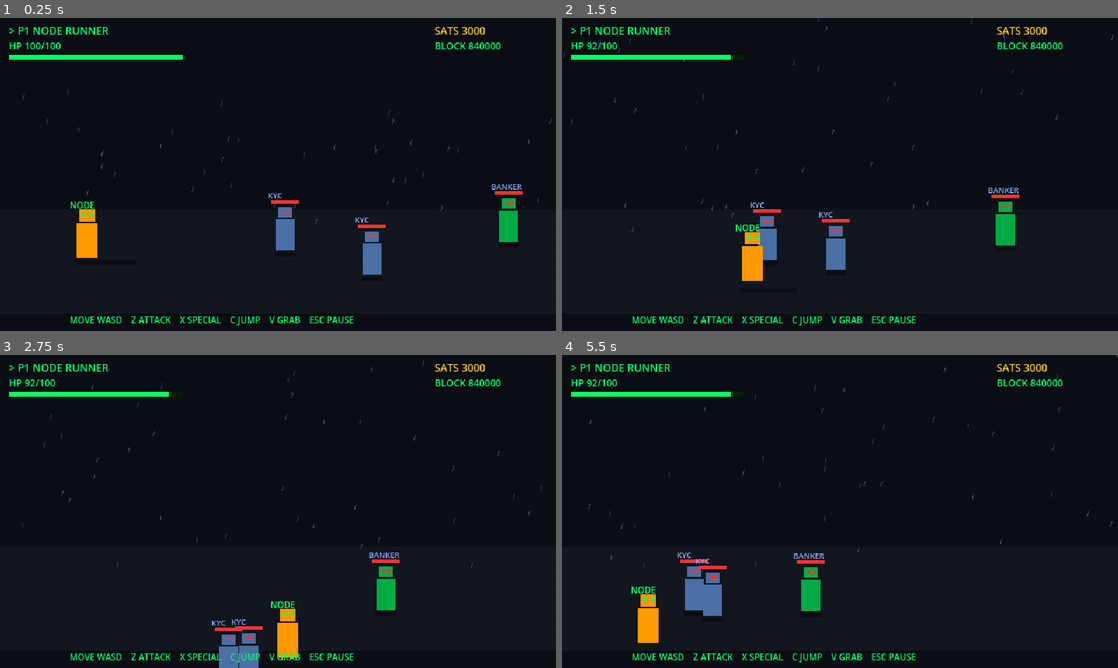
Above: before the commit, frames 1-4 (two rows, left to right).
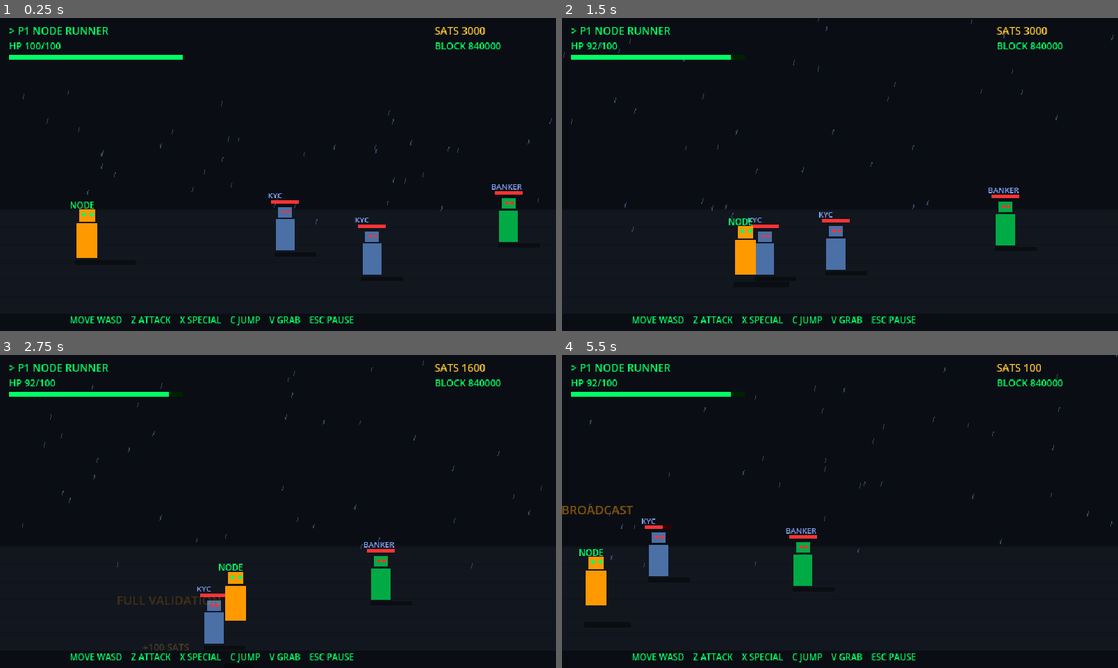
Above: after the commit, the same moments.

Repository: satsdisco/the-last-node-godot
Game: Godot game, scene res://scenes/levels/test_arena.tscn
Same seed, same stepped clock (60 frames per second), same inputs: the game is played once before the commit and once after it.
Inputs:
- Up to frame 1 (0.25 s): no input
- Up to frame 2 (1.5 s): hold D (move_right) 0.53-1.28 s; tap Z (attack) at 0.6 s; tap C (jump) at 0.77, 1.07 s; tap V (grab) at 0.8, 1.35 s; hold S (move_down) from 1.28 s (still down)
- Up to frame 3 (2.75 s): tap C (jump) at 1.52, 1.82, 2.3 s; tap X (special) at 1.55, 2.1 s; release S (move_down) at 2.03 s; hold D (move_right) from 2.03 s (still down)
- Up to frame 4 (5.5 s): release D (move_right) at 2.78 s; hold W (move_up) 2.78-3.53 s; tap C (jump) at 2.85, 3.02, 3.32, 3.77, 4.07, 4.52, 4.82, 5.3 s; tap Z (attack) at 3.05, 3.6 s; hold A (move_left) 3.53-5.03 s; tap V (grab) at 3.8, 4.35 s; tap X (special) at 4.55, 5.1 s; hold S (move_down) from 5.03 s (still down)

The runs differ from the first frame. In frame 2, 1.0% of the frame differs, in the area x 30-40%, y 58-84%; in frame 3, 3.3%; in frame 4, 3.8%, in the area x 0-88%, y 2-92%.

Commit message:
Full combat system from the design doc
Every combat feature from bbeu-mechanics.md is now implemented:

DIRECTIONAL COMBOS:
- Forward+Attack: lunge (1.3x dmg, push forward, gold slash)
- Down+Attack: sweep (wider range, cyan slash)
- Up+Attack: launcher (pops enemy airborne, purple slash)
- Air+Attack: dive (1.5x dmg, red slash)
- Normal: standard combo chain (orange slash)

GRAB SYSTEM (V key):
- Walk near enemy, press V to grab
- While grabbing: Z = strike (1.5x dmg + cleave to nearby enemies)
- While grabbing: V = throw in facing direction (bowling pin effect)
- Thrown enemies damage anything they hit on the path
- Grab expires after 3 seconds

SPECIALS (X key, cost sats):
- X alone: Special 1 — Full Validation (parry + stun, 500 sats)
- Down+X: Special 2 — Broadcast (radial pulse, 1000 sats)
- Up+X: Super — Consensus (sequential hits on all enemies, 5000 sats)
- "INSUFFICIENT SATS" flash if you can't afford it

FINISHING MOVES:
- When enemy HP < 10%, attack triggers instant-kill finisher
- Taunt text floats up ("VALIDATED." for Node Runner)
- Extra-long hitstop (120ms) + heavy screen shake
- Satisfying kill confirm

CLEAVE:
- All attacks hit every enemy in range (not just the nearest)
- Group fights feel powerful

ENEMY UPGRADES:
- get_hp_pct() for finisher detection
- set_grabbed() / be_thrown() for grab system
- pop_up() for launcher attacks
- Thrown collision detection (bowling pin damage)
- Pop Z visual offset during launcher

Co-Authored-By: Claude Opus 4.6 (1M context) <noreply@anthropic.com>

Diff:
--- a/scripts/enemy.gd
+++ b/scripts/enemy.gd
@@ -1,7 +1,7 @@
 extends CharacterBody2D
 class_name Enemy
 
-## Base enemy. Chases nearest player, attacks in range.
+## Base enemy — chase, attack, get grabbed, get thrown, die spectacularly.
 
 @export var speed: float = 90.0
 @export var max_hp: int = 30
@@ -15,8 +15,11 @@
 var stunned_until: float = 0.0
 var last_attack_time: float = 0.0
 var facing: int = -1
-
-var hp_bar_node: ColorRect = null
+var is_grabbed: bool = false
+var popped_until: float = 0.0
+var pop_z: float = 0.0
+var thrown_until: float = 0.0
+var thrown_dmg: int = 0
 
 signal died_at(pos: Vector2, sats: int)
 
@@ -24,12 +27,34 @@
 	hp = int(max_hp * GameState.enemy_hp_mult())
 	max_hp = hp
 	add_to_group("enemies")
-	# Find HP bar child
-	hp_bar_node = get_node_or_null("HPBar")
 
 func _physics_process(delta: float):
 	var now = Time.get_ticks_msec() / 1000.0
 
+	# Thrown — travel and damage anything in path
+	if now < thrown_until:
+		move_and_slide()
+		_check_thrown_collisions()
+		_update_visuals()
+		return
+
+	# Grabbed — fully controlled by player
+	if is_grabbed:
+		_update_visuals()
+		return
+
+	# Popped up (launcher)
+	if now < popped_until:
+		var phase = (popped_until - now) / 0.5
+		pop_z = sin(phase * PI) * 28
+		velocity = Vector2.ZERO
+		move_and_slide()
+		_update_visuals()
+		return
+	else:
+		pop_z = 0
+
+	# Stunned — decay velocity
 	if now < stunned_until:
 		velocity = velocity * 0.85
 		move_and_slide()
@@ -89,17 +114,41 @@
 	if hp <= 0:
 		_die()
 
+func get_hp_pct() -> float:
+	return float(hp) / float(max_hp) if max_hp > 0 else 0.0
+
 func stun(duration_ms: float):
 	stunned_until = max(stunned_until, Time.get_ticks_msec() / 1000.0 + duration_ms / 1000.0)
+
+func pop_up(duration: float):
+	popped_until = Time.get_ticks_msec() / 1000.0 + duration
+
+func set_grabbed(grabbed: bool):
+	is_grabbed = grabbed
+	if grabbed:
+		velocity = Vector2.ZERO
+
+func be_thrown(vx: float):
+	is_grabbed = false
+	velocity = Vector2(vx, 0)
+	thrown_until = Time.get_ticks_msec() / 1000.0 + 0.6
+	thrown_dmg = 15
+	take_hit(int(thrown_dmg * 0.5), 1 if vx > 0 else -1)
+
+func _check_thrown_collisions():
+	for other in get_tree().get_nodes_in_group("enemies"):
+		if other == self or not is_instance_valid(other):
+			continue
+		if global_position.distance_to(other.global_position) < 24:
+			other.take_hit(thrown_dmg, 1 if velocity.x > 0 else -1)
+			CombatJuice.hit_sparks(get_parent(), other.global_position + Vector2(0, -20))
+			thrown_until = 0
 
 func _die():
 	var pos = global_position
 	var sats = int(drop_sats * GameState.sat_drop_mult())
 
-	# Death burst particles
 	CombatJuice.death_burst(get_parent(), pos + Vector2(0, -20))
-
-	# Sat drop popup
 	CombatJuice.sat_popup(get_parent(), pos, sats)
 	GameState.sats += sats
 
@@ -108,15 +157,27 @@
 
 func _update_visuals():
 	# HP bar
-	if hp_bar_node:
+	var hp_bar = get_node_or_null("HPBar")
+	if hp_bar:
 		var pct = float(hp) / float(max_hp)
-		hp_bar_node.size.x = 32.0 * pct
+		hp_bar.size.x = 32.0 * pct
 
 	# Critical flash
-	if float(hp) / float(max_hp) < 0.1:
+	if get_hp_pct() < 0.1 and get_hp_pct() > 0:
 		var flash = fmod(Time.get_ticks_msec(), 160) < 80
 		for child in get_children():
 			if child is ColorRect and child.name != "Shadow" and child.name != "HPBar" and child.name != "HPBarBG":
 				child.modulate = Color.WHITE if flash else Color(1, 1, 1)
 
+	# Pop Z offset on visual children
+	for child in get_children():
+		if child is CollisionShape2D:
+			continue
+		if child.name == "Shadow":
+			child.scale.x = max(0.5, 1.0 - pop_z / 40.0) * 2.0
+			continue
+		if not child.has_meta("base_y"):
+			child.set_meta("base_y", child.position.y)
+		child.position.y = child.get_meta("base_y") - pop_z
+
 	z_index = int(global_position.y)
--- a/scripts/player.gd
+++ b/scripts/player.gd
@@ -1,11 +1,10 @@
 extends CharacterBody2D
 class_name Player
 
-## Base player class for THE LAST NODE.
-## Movement is 2.5D: X is horizontal, Y is depth (not gravity).
-## Jump is a visual Z offset on child nodes.
-
-# Stats
+## Complete player class — full combat system from the design doc.
+## Movement, combos, directional attacks, grabs, specials, finishers.
+
+# Stats — overridden by character subclasses
 @export var speed: float = 160.0
 @export var max_hp: int = 100
 @export var base_damage: int = 10
@@ -13,6 +12,10 @@
 @export var attack_cooldown: float = 0.18
 @export var combo_length: int = 4
 @export var character_name: String = "NODE RUNNER"
+@export var finisher_taunt: String = "VALIDATED."
+@export var special_1_cost: int = 500
+@export var special_2_cost: int = 1000
+@export var super_cost: int = 5000
 
 # State
 var hp: int
@@ -23,11 +26,19 @@
 var jump_vz: float = 0.0
 var invuln_until: float = 0.0
 
+# Grab state
+var grabbed_enemy: Enemy = null
+var grab_until: float = 0.0
+const GRAB_RANGE: float = 28.0
+const GRAB_HOLD_TIME: float = 3.0
+const THROW_SPEED: float = 480.0
+
 # Combat
 var combo_count: int = 0
 var last_attack_time: float = 0.0
 var last_combo_time: float = 0.0
 const COMBO_WINDOW: float = 0.4
+const FINISHING_THRESHOLD: float = 0.1
 
 signal died
 signal hit_taken(damage: int)
@@ -35,10 +46,15 @@
 func _ready():
 	hp = max_hp
 	add_to_group("players")
-	# Player keeps processing during hitstop so input feels responsive
 	process_mode = Node.PROCESS_MODE_ALWAYS
 
 func _physics_process(delta: float):
+	var now = Time.get_ticks_msec() / 1000.0
+
+	# Release stale grab
+	if grabbed_enemy and (now > grab_until or not is_instance_valid(grabbed_enemy)):
+		release_grab()
+
 	# Movement
 	var input_dir = Vector2.ZERO
 	if Input.is_action_pressed("move_left"):
@@ -54,10 +70,12 @@
 
 	if input_dir.length() > 0:
 		input_dir = input_dir.normalized()
-	velocity = input_dir * speed
-
-	# Jump (visual only)
-	if Input.is_action_just_pressed("jump") and not is_jumping:
+
+	var move_speed = speed * (0.6 if grabbed_enemy else 1.0)
+	velocity = input_dir * move_speed
+
+	# Jump
+	if Input.is_action_just_pressed("jump") and not is_jumping and not grabbed_enemy:
 		is_jumping = true
 		jump_vz = 260.0
 
@@ -69,35 +87,40 @@
 			jump_vz = 0
 			is_jumping = false
 
-	# Attack
+	# Grab button
+	if Input.is_action_just_pressed("grab"):
+		if grabbed_enemy:
+			# Throw in facing direction
+			throw_enemy()
+		else:
+			try_grab()
+
+	# Attack button
 	if Input.is_action_just_pressed("attack"):
-		try_attack()
-
-	# Apply jump Z to visual children (not the physics body)
-	for child in get_children():
-		if child is CollisionShape2D:
-			continue
-		if child.name == "Shadow":
-			# Shadow stays on ground, squashes during jump
-			child.scale.x = max(0.5, 1.0 - jump_z / 80.0) * 2.5
-			continue
-		if child is Camera2D:
-			continue
-		# Everything else floats up with jump
-		child.position.y = child.get_meta("base_y", child.position.y) - jump_z
-		if not child.has_meta("base_y"):
-			child.set_meta("base_y", child.position.y)
-
-	# Facing — flip visual children
-	for child in get_children():
-		if child is ColorRect and child.name != "Shadow":
-			# Flip by mirroring position around center
-			pass  # We'll handle this with proper sprites later
-
-	# Depth sort
-	z_index = int(global_position.y)
-
+		if grabbed_enemy:
+			strike_grabbed()
+		else:
+			try_attack()
+
+	# Special button
+	if Input.is_action_just_pressed("special"):
+		if Input.is_action_pressed("move_up"):
+			try_super()
+		elif Input.is_action_pressed("move_down"):
+			try_special_2()
+		else:
+			try_special_1()
+
+	# Update grabbed enemy position
+	if grabbed_enemy and is_instance_valid(grabbed_enemy):
+		grabbed_enemy.global_position = global_position + Vector2(facing * 20, -4)
+		grabbed_enemy.velocity = Vector2.ZERO
+
+	# Visual updates
+	_update_visuals()
 	move_and_slide()
+
+# ==== ATTACKS ====
 
 func try_attack():
 	var now = Time.get_ticks_msec() / 1000.0
@@ -112,49 +135,267 @@
 		combo_count = 1
 	last_combo_time = now
 
-	is_attacking = true
-
-	# Find and hit enemies in range
+	# Detect directional modifier
+	var is_air = is_jumping and jump_z > 12
+	var forward = (facing == 1 and Input.is_action_pressed("move_right")) or \
+				  (facing == -1 and Input.is_action_pressed("move_left"))
+
+	var dir_mode = "normal"
+	if is_air:
+		dir_mode = "dive"
+	elif Input.is_action_pressed("move_down"):
+		dir_mode = "sweep"
+	elif Input.is_action_pressed("move_up"):
+		dir_mode = "launcher"
+	elif forward:
+		dir_mode = "lunge"
+
 	var dmg = base_damage
+	var range_px = attack_range
+	var slash_color = Color(1, 0.6, 0, 0.8)
+
+	match dir_mode:
+		"lunge":
+			dmg = int(dmg * 1.3)
+			velocity = Vector2(facing * 240, 0)
+			slash_color = Color(1, 0.8, 0.2, 0.8)
+		"sweep":
+			range_px = attack_range * 1.2
+			dmg = int(dmg * 0.9)
+			slash_color = Color(0.4, 0.8, 1.0, 0.8)
+		"launcher":
+			dmg = int(dmg * 0.8)
+			slash_color = Color(0.7, 0.4, 1.0, 0.8)
+		"dive":
+			dmg = int(dmg * 1.5)
+			slash_color = Color(1, 0.2, 0.2, 0.8)
+
+	# Combo finisher bonus
 	if combo_count >= combo_length:
 		dmg = int(dmg * 1.5)
 
+	# Slash visual
+	CombatJuice.slash_arc(get_parent(), global_position + Vector2(0, -22), facing, range_px, slash_color)
+
+	# Hit all enemies in range (CLEAVE)
 	var hit_any = false
 	for enemy in get_tree().get_nodes_in_group("enemies"):
-		if not enemy is CharacterBody2D:
+		if not enemy is CharacterBody2D or not is_instance_valid(enemy):
 			continue
 		var dx = enemy.global_position.x - global_position.x
 		var dy = enemy.global_position.y - global_position.y
 		if abs(dy) > 24:
 			continue
-		var in_front = false
-		if facing == 1:
-			in_front = dx > -4 and dx < attack_range
-		else:
-			in_front = dx < 4 and dx > -attack_range
-
-		if in_front and enemy.has_method("take_hit"):
-			enemy.take_hit(dmg, facing)
+		var in_front = (facing == 1 and dx > -4 and dx < range_px) or \
+					   (facing == -1 and dx < 4 and dx > -range_px)
+		if not in_front:
+			continue
+		if not enemy.has_method("take_hit"):
+			continue
+
+		# Finishing move check
+		if enemy.has_method("get_hp_pct") and enemy.get_hp_pct() <= FINISHING_THRESHOLD:
+			_trigger_finisher(enemy)
 			hit_any = true
-			CombatJuice.hit_sparks(get_parent(), enemy.global_position + Vector2(0, -20))
-			CombatJuice.damage_number(get_parent(), enemy.global_position + Vector2(0, -30), dmg)
-
-	# Slash arc visual
-	CombatJuice.slash_arc(get_parent(), global_position + Vector2(0, -22), facing, attack_range)
+			continue
+
+		enemy.take_hit(dmg, facing)
+		hit_any = true
+		CombatJuice.hit_sparks(get_parent(), enemy.global_position + Vector2(0, -20), slash_color)
+		CombatJuice.damage_number(get_parent(), enemy.global_position + Vector2(0, -30), dmg)
+
+		# Launcher pops enemy up
+		if dir_mode == "launcher" and enemy.has_method("pop_up"):
+			enemy.pop_up(0.5)
 
 	if hit_any:
-		# HIT-STOP — THE secret to great combat feel
+		var intensity = 6.0 if combo_count >= combo_length else 3.0
 		CombatJuice.hitstop(get_tree(), 0.04 if combo_count < combo_length else 0.08)
-		# Screen shake
-		var cam = get_viewport().get_camera_2d()
-		var intensity = 6.0 if combo_count >= combo_length else 3.0
-		CombatJuice.shake(cam, intensity, 0.12)
+		CombatJuice.shake(get_viewport().get_camera_2d(), intensity, 0.12)
 
 	if combo_count >= combo_length:
 		combo_count = 0
 
-	# Reset attack state
+	is_attacking = true
 	get_tree().create_timer(0.15).timeout.connect(func(): is_attacking = false)
+
+func _trigger_finisher(enemy: Node):
+	# Instant kill + taunt text popup
+	CombatJuice.hitstop(get_tree(), 0.12)
+	CombatJuice.shake(get_viewport().get_camera_2d(), 8.0, 0.2)
+
+	# Taunt text
+	var taunt_lbl = Label.new()
+	taunt_lbl.text = finisher_taunt
+	taunt_lbl.global_position = global_position + Vector2(-40, -70)
+	taunt_lbl.add_theme_font_size_override("font_size", 16)
+	taunt_lbl.add_theme_color_override("font_color", Color(1, 0.6, 0))
+	taunt_lbl.z_index = 500
+	get_parent().add_child(taunt_lbl)
+
+	var tween = taunt_lbl.create_tween()
+	tween.tween_property(taunt_lbl, "global_position:y", global_position.y - 90, 0.8)
+	tween.parallel().tween_property(taunt_lbl, "modulate:a", 0.0, 0.8)
+	tween.tween_callback(taunt_lbl.queue_free)
+
+	# Camera flash
+	# Kill the enemy
+	if enemy.has_method("take_hit"):
+		enemy.take_hit(9999, facing)
+
+# ==== GRAB SYSTEM ====
+
+func try_grab():
+	var nearest: Enemy = null
+	var nearest_dist = GRAB_RANGE
+
+	for enemy in get_tree().get_nodes_in_group("enemies"):
+		if not enemy is Enemy or not is_instance_valid(enemy):
+			continue
+		var dx = enemy.global_position.x - global_position.x
+		var dy = enemy.global_position.y - global_position.y
+		if abs(dy) > 20:
+			continue
+		var in_front = (facing == 1 and dx > 0 and dx < GRAB_RANGE) or \
+					   (facing == -1 and dx < 0 and dx > -GRAB_RANGE)
+		if in_front:
+			var dist = abs(dx)
+			if dist < nearest_dist:
+				nearest = enemy
+				nearest_dist = dist
+
+	if nearest:
+		grabbed_enemy = nearest
+		grab_until = Time.get_ticks_msec() / 1000.0 + GRAB_HOLD_TIME
+		if nearest.has_method("set_grabbed"):
+			nearest.set_grabbed(true)
+
+func release_grab():
+	if grabbed_enemy and is_instance_valid(grabbed_enemy):
+		if grabbed_enemy.has_method("set_grabbed"):
+			grabbed_enemy.set_grabbed(false)
+	grabbed_enemy = null
+
+func strike_grabbed():
+	if not grabbed_enemy or not is_instance_valid(grabbed_enemy):
+		return
+	var dmg = int(base_damage * 1.5)
+	grabbed_enemy.take_hit(dmg, facing)
+	CombatJuice.hit_sparks(get_parent(), grabbed_enemy.global_position + Vector2(0, -20))
+	CombatJuice.damage_number(get_parent(), grabbed_enemy.global_position + Vector2(0, -30), dmg)
+	CombatJuice.hitstop(get_tree(), 0.05)
+
+	# Cleave: hit nearby enemies too
+	for enemy in get_tree().get_nodes_in_group("enemies"):
+		if enemy == grabbed_enemy or not is_instance_valid(enemy):
+			continue
+		if global_position.distance_to(enemy.global_position) < 48:
+			enemy.take_hit(int(dmg * 0.4), facing)
+
+func throw_enemy():
+	if not grabbed_enemy or not is_instance_valid(grabbed_enemy):
+		release_grab()
+		return
+	var thrown = grabbed_enemy
+	release_grab()
+	if thrown.has_method("be_thrown"):
+		thrown.be_thrown(facing * THROW_SPEED)
+	CombatJuice.shake(get_viewport().get_camera_2d(), 4.0, 0.1)
+
+# ==== SPECIALS ====
+
+func try_special_1():
+	if GameState.sats < special_1_cost:
+		_no_sats_flash()
+		return
+	GameState.sats -= special_1_cost
+	do_special_1()
+
+func try_special_2():
+	if GameState.sats < special_2_cost:
+		_no_sats_flash()
+		return
+	GameState.sats -= special_2_cost
+	do_special_2()
+
+func try_super():
+	if GameState.sats < super_cost:
+		_no_sats_flash()
+		return
+	GameState.sats -= super_cost
+	do_super()
+
+func do_special_1():
+	# Full Validation — parry + stun nearby enemies
+	_show_move_name("FULL VALIDATION")
+	invuln_until = Time.get_ticks_msec() / 1000.0 + 0.7
+
+	for enemy in get_tree().get_nodes_in_group("enemies"):
+		if not is_instance_valid(enemy):
+			continue
+		if global_position.distance_to(enemy.global_position) < 96:
+			if enemy.has_method("take_hit"):
+				enemy.take_hit(10, facing)
+			CombatJuice.hit_sparks(get_parent(), enemy.global_position + Vector2(0, -20), Color(0, 1, 0.4))
+
+func do_special_2():
+	# Broadcast — radial pulse
+	_show_move_name("BROADCAST")
+	CombatJuice.shake(get_viewport().get_camera_2d(), 5.0, 0.15)
+
+	for enemy in get_tree().get_nodes_in_group("enemies"):
+		if not is_instance_valid(enemy):
+			continue
+		if global_position.distance_to(enemy.global_position) < 96:
+			if enemy.has_method("take_hit"):
+				enemy.take_hit(22, facing)
+			CombatJuice.hit_sparks(get_parent(), enemy.global_position + Vector2(0, -20), Color(1, 0.6, 0))
+
+func do_super():
+	# Consensus — sequential hits across all visible enemies
+	_show_move_name("CONSENSUS")
+	CombatJuice.hitstop(get_tree(), 0.15)
+	CombatJuice.shake(get_viewport().get_camera_2d(), 10.0, 0.3)
+
+	var targets = get_tree().get_nodes_in_group("enemies")
+	var i = 0
+	for enemy in targets:
+		if not is_instance_valid(enemy):
+			continue
+		get_tree().create_timer(i * 0.1).timeout.connect(func():
+			if is_instance_valid(enemy) and enemy.has_method("take_hit"):
+				enemy.take_hit(40, facing)
+				CombatJuice.hit_sparks(get_parent(), enemy.global_position + Vector2(0, -20), Color(1, 0.6, 0))
+				CombatJuice.damage_number(get_parent(), enemy.global_position + Vector2(0, -30), 40, Color(1, 0.6, 0))
+		)
+		i += 1
+
+func _no_sats_flash():
+	var lbl = Label.new()
+	lbl.text = "INSUFFICIENT SATS"
+	lbl.global_position = global_position + Vector2(-50, -60)
+	lbl.add_theme_font_size_override("font_size", 10)
+	lbl.add_theme_color_override("font_color", Color(1, 0.2, 0.2))
+	lbl.z_index = 500
+	get_parent().add_child(lbl)
+	var tween = lbl.create_tween()
+	tween.tween_property(lbl, "modulate:a", 0.0, 0.6)
+	tween.tween_callback(lbl.queue_free)
+
+func _show_move_name(move_name: String):
+	var lbl = Label.new()
+	lbl.text = move_name
+	lbl.global_position = global_position + Vector2(-40, -70)
+	lbl.add_theme_font_size_override("font_size", 14)
+	lbl.add_theme_color_override("font_color", Color(1, 0.6, 0))
+	lbl.z_index = 500
+	get_parent().add_child(lbl)
+	var tween = lbl.create_tween()
+	tween.tween_property(lbl, "global_position:y", global_position.y - 90, 0.8)
+	tween.parallel().tween_property(lbl, "modulate:a", 0.0, 0.8)
+	tween.tween_callback(lbl.queue_free)
+
+# ==== DAMAGE ====
 
 func take_hit(damage: int, from_dir: int):
 	var now = Time.get_ticks_msec() / 1000.0
@@ -162,16 +403,15 @@
 		return
 	invuln_until = now + 0.5
 	hp = max(0, hp - damage)
-
 	velocity = Vector2(from_dir * 240, 0)
 
-	# Flash all visible children white
+	# Flash visual children white
 	for child in get_children():
 		if child is ColorRect and child.name != "Shadow":
-			var orig_color = child.color
+			var orig = child.color
 			child.color = Color.WHITE
 			get_tree().create_timer(0.08).timeout.connect(func():
-				if is_instance_valid(child): child.color = orig_color
+				if is_instance_valid(child): child.color = orig
 			)
 
 	hit_taken.emit(damage)
@@ -180,3 +420,19 @@
 
 func die():
 	died.emit()
+
+# ==== VISUALS ====
+
+func _update_visuals():
+	# Jump Z offset on visual children
+	for child in get_children():
+		if child is CollisionShape2D or child is Camera2D:
+			continue
+		if child.name == "Shadow":
+			child.scale.x = max(0.5, 1.0 - jump_z / 80.0) * 2.5
+			continue
+		if not child.has_meta("base_y"):
+			child.set_meta("base_y", child.position.y)
+		child.position.y = child.get_meta("base_y") - jump_z
+
+	z_index = int(global_position.y)
